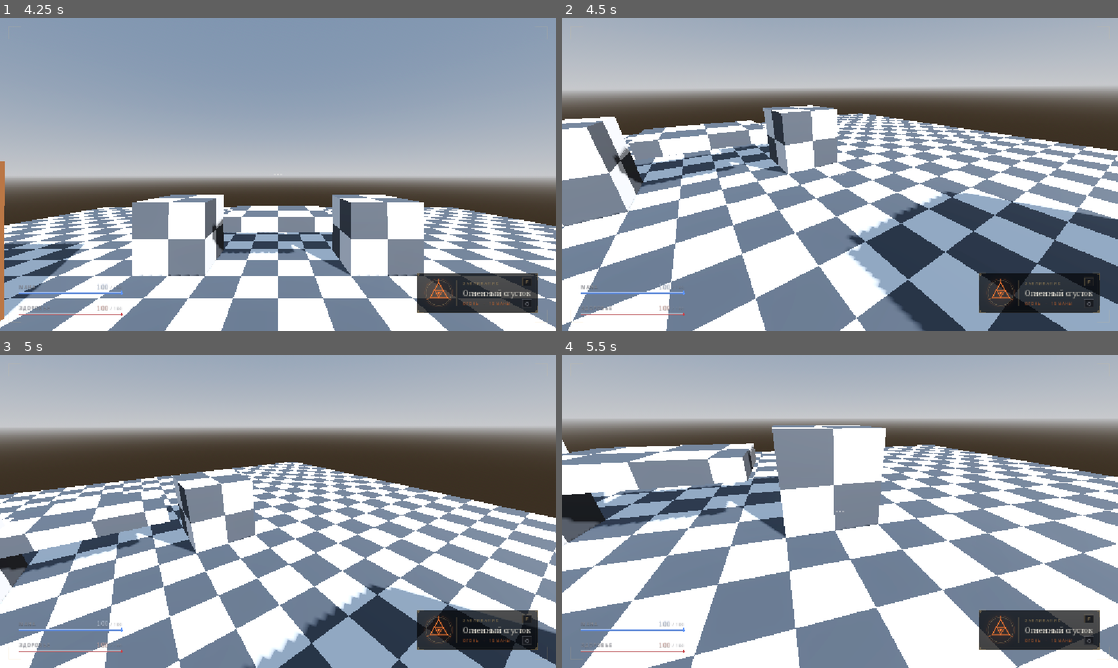
Above: before the commit, frames 1-4 (two rows, left to right).
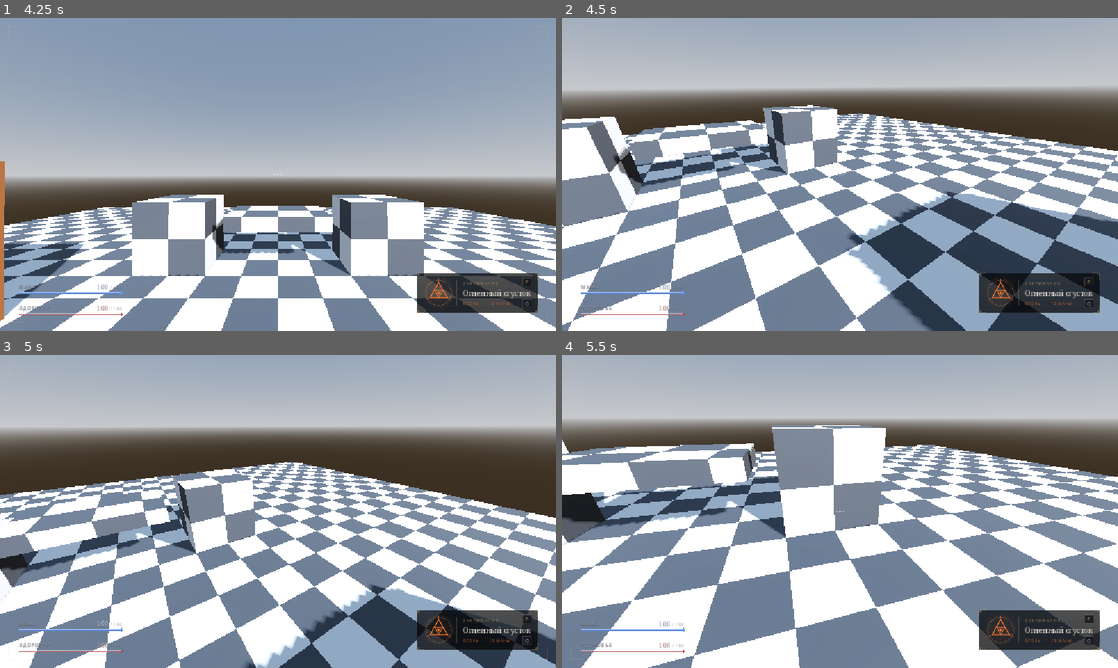
Above: after the commit, the same moments.

Repository: Tunwell1/test-game
Game: Godot game, scene res://main.tscn
The game is run twice, just before and just after one commit, with the same random seed, the same clock (stepped at 60 frames per second) and the same inputs.
Inputs (mouse positions are in pixels of both pictures, inside the frame that each line leads up to):
- Up to frame 1 (4.25 s): tap Enter at 0.5 s; move the mouse to (250, 237) at 0.52 s; hold W (move_forward) 0.53-2.03 s; tap F (cast_spell) at 0.6 s; click (250, 237) at 0.67 s; tap Space (jump) at 0.77, 1.52, 3.02, 3.5, 3.77 s; move the mouse to (444, 221) at 1.27 s; tap Ctrl (crouch) at 1.35 s; move the mouse to (111, 127) at 2.02 s; hold A (move_left) 2.03-3.53 s; tap E (interact) at 2.1 s; move the mouse to (305, 174) at 2.77 s; tap Q (next_spell) at 2.85 s; click (305, 174) at 2.92 s; move the mouse to (194, 96) at 3.52 s; hold S (move_back) from 3.53 s (still down); tap 1 (pick_school_1) at 3.6 s
- Up to frame 2 (4.5 s): move the mouse to (867, 174) at 4.27 s; release S (move_back) at 4.28 s; hold W (move_forward) from 4.28 s (still down); tap 2 (pick_school_2) at 4.35 s
- Up to frame 3 (5 s): keep holding W (move_forward); tap Space (jump) at 4.52 s
- Up to frame 4 (5.5 s): keep holding W (move_forward); move the mouse to (812, 511) at 5.02 s; tap 3 (pick_school_3) at 5.1 s; click (812, 511) at 5.17 s

Frame 1 is identical in both runs. In frame 2, 0.7% of the frame differs, in the area x 52-100%, y 55-100%; in frame 3, 0.6%; in frame 4, nothing differs.

Commit message:
Orient wall facades outward and restore materials
Co-authored-by: arena-agent <297053741+arena-agent@users.noreply.github.com>

Diff:
--- a/Models/Wall/Wall_room_demo.tscn
+++ b/Models/Wall/Wall_room_demo.tscn
@@ -8,31 +8,31 @@
 [node name="WallRoomDemo" type="Node3D"]
 
 [node name="DoorWall" type="StaticBody3D" parent="."]
-position = Vector3(-1.7, 0, -1.477)
+position = Vector3(1.7, 0, -1.93)
+rotation = Vector3(0, 3.141593, 0)
 script = ExtResource("4_collision")
 
 [node name="Visual" parent="DoorWall" instance=ExtResource("1_door_wall")]
 scale = Vector3(0.5, 0.5, 0.5)
 
 [node name="BackWallTwoWindows" type="StaticBody3D" parent="."]
-position = Vector3(1.7, 0, 1.477)
-rotation = Vector3(0, 3.141593, 0)
+position = Vector3(-1.7, 0, 1.923)
 script = ExtResource("4_collision")
 
 [node name="Visual" parent="BackWallTwoWindows" instance=ExtResource("3_two_windows")]
 scale = Vector3(0.5, 0.5, 0.5)
 
 [node name="LeftWallOneWindow" type="StaticBody3D" parent="."]
-position = Vector3(-1.477, 0, 1.7)
-rotation = Vector3(0, 1.570796, 0)
+position = Vector3(-1.923, 0, -1.7)
+rotation = Vector3(0, -1.570796, 0)
 script = ExtResource("4_collision")
 
 [node name="Visual" parent="LeftWallOneWindow" instance=ExtResource("2_one_window")]
 scale = Vector3(0.5, 0.5, 0.5)
 
 [node name="RightWallOneWindow" type="StaticBody3D" parent="."]
-position = Vector3(1.477, 0, -1.7)
-rotation = Vector3(0, -1.570796, 0)
+position = Vector3(1.923, 0, 1.7)
+rotation = Vector3(0, 1.570796, 0)
 script = ExtResource("4_collision")
 
 [node name="Visual" parent="RightWallOneWindow" instance=ExtResource("2_one_window")]
--- a/Models/Wall/wall_panel_collision.gd
+++ b/Models/Wall/wall_panel_collision.gd
@@ -1,8 +1,9 @@
 extends StaticBody3D
 
 const STONE_ALBEDO: Texture2D = preload("res://Models/Wall/Default_wall/albedo.png")
+const WOOD_ALBEDO: Texture2D = preload("res://Models/Wall/Wall_door/door.png")
 
-## Applies a readable stone material and builds concave static colliders from the
+## Applies the source colors/textures and builds concave colliders from the
 ## imported meshes, preserving the door and window openings.
 func _ready() -> void:
 	var mesh_instances: Array[MeshInstance3D] = []
@@ -43,28 +44,41 @@
 		if source is BaseMaterial3D:
 			original_color = (source as BaseMaterial3D).albedo_color
 
-		var is_stone := material_name.begins_with("color_") or _is_blue_stone(original_color)
-		if is_stone:
-			material.albedo_texture = STONE_ALBEDO
-			material.albedo_color = Color.WHITE
-			material.roughness = 0.95
-		elif material_name.begins_with("glass"):
+		if material_name.begins_with("glass"):
 			material.transparency = BaseMaterial3D.TRANSPARENCY_ALPHA
 			material.albedo_color = Color(0.64, 0.79, 0.88, 0.32)
 			material.roughness = 0.16
-		elif maxf(original_color.r, maxf(original_color.g, original_color.b)) < 0.18:
-			material.albedo_color = Color(0.38, 0.37, 0.35, 1.0)
+		elif _is_wood(original_color):
+			material.albedo_texture = WOOD_ALBEDO
+			material.albedo_color = Color.WHITE
+			material.roughness = 0.78
+		else:
+			# The FBX files contain very dark flat material factors and no texture
+			# links. Use the project's stone albedo instead of rendering near-black.
+			material.albedo_texture = STONE_ALBEDO
+			material.albedo_color = _stone_tint(original_color)
+			material.roughness = 0.95
 
 		mesh_instance.set_surface_override_material(surface_index, material)
 
 
-func _is_blue_stone(color: Color) -> bool:
-	return (
-		color.r < 0.22
-		and color.g > color.r * 1.15
-		and color.b > color.r * 1.3
-		and color.b < 0.35
+func _is_wood(color: Color) -> bool:
+	return color.r > color.g * 1.35 and color.g > color.b * 1.25 and color.r > 0.12
+
+
+func _stone_tint(color: Color) -> Color:
+	return Color(
+		maxf(0.68, _linear_to_srgb(color.r)),
+		maxf(0.70, _linear_to_srgb(color.g)),
+		maxf(0.73, _linear_to_srgb(color.b)),
+		1.0
 	)
+
+
+func _linear_to_srgb(channel: float) -> float:
+	if channel <= 0.0031308:
+		return channel * 12.92
+	return 1.055 * pow(channel, 1.0 / 2.4) - 0.055
 
 
 func _collect_mesh_instances(node: Node, result: Array[MeshInstance3D]) -> void:
